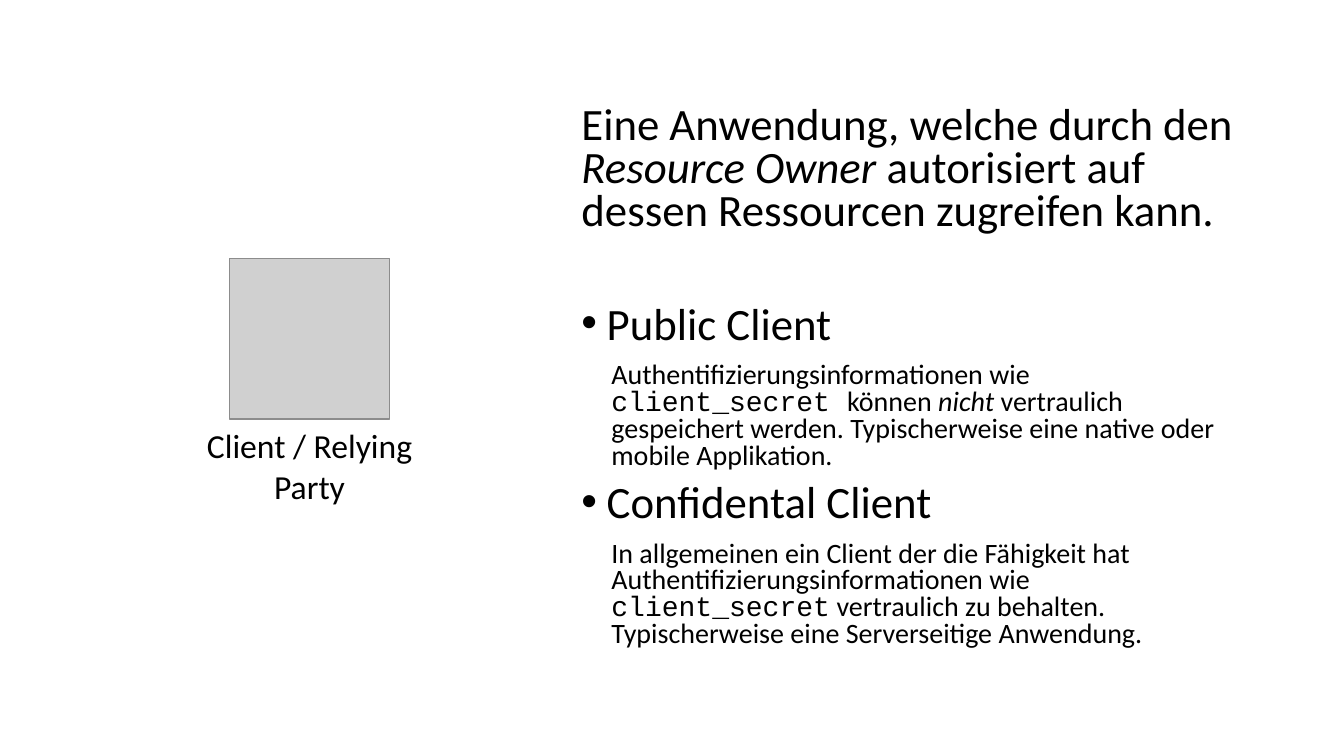
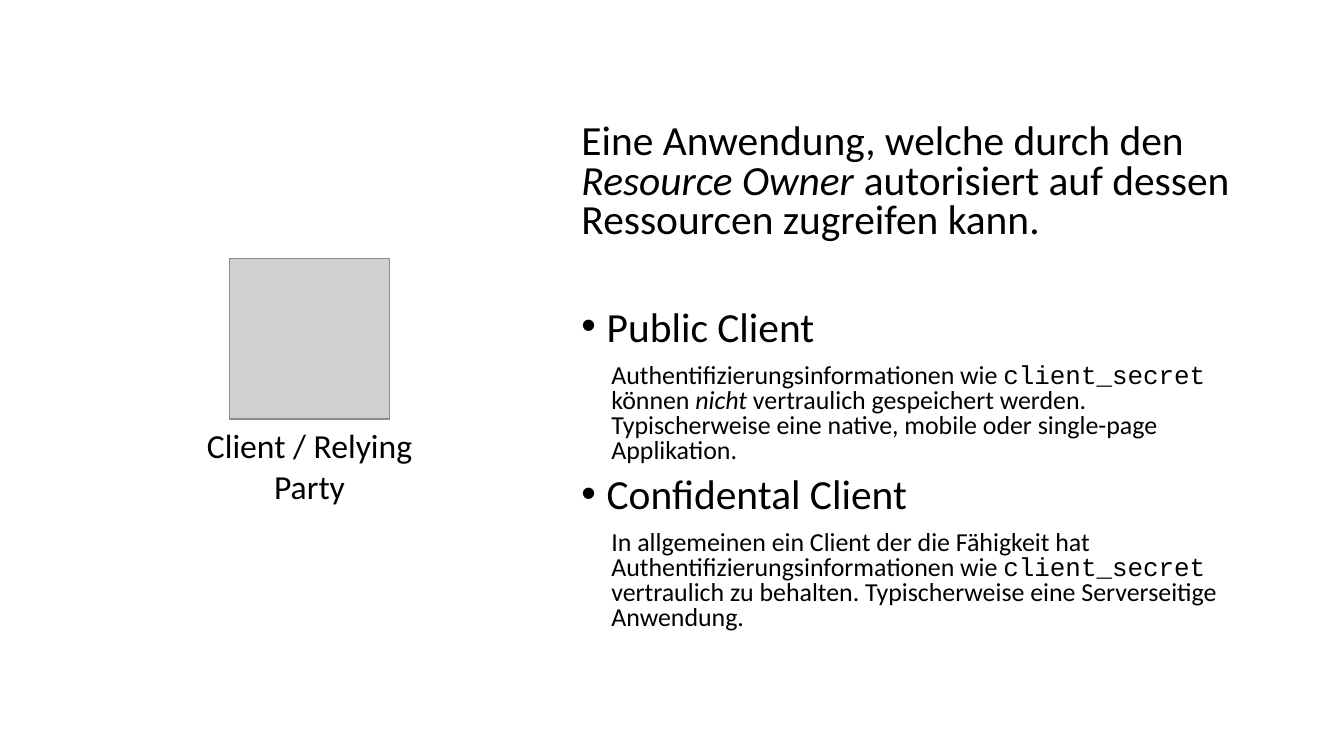
Before and after one commit to danielwagn3r/openid-workshop, a slide deck: slide 14 of OpenID & OAuth.pptx. Drawn at 1344x756 pixels with LibreOffice and Linux fonts; fonts in the diff are those of the drawing; grey boxes stand for pictures. Boxes give left, top, right and bottom in pixels: in the first picture for what was removed or moved away, otherwise in the second. Text is boxed around its words. In the diff, an @@ line names an element or a change of style, - is before the commit and + after.

Commit message:
Fixes in slides

```diff
--- a/OpenID & OAuth.pptx
+++ b/OpenID & OAuth.pptx
@@ text at [581,126,1229,631]: size 32 to 29.6 pt in "Eine Anwendung, welche durch den Resource Owner ...", "Public Client", "Confidental Client"; size 20 to 18.5 pt in "In allgemeinen ein Client der die Fähigkeit ..." @@
@@ text at [611,365,1205,464]: text changed; size 20 to 18.5 pt @@
-Authentifizierungsinformationen wie client_secret können nicht vertraulich gespeichert werden. Typischerweise eine native oder mobile Applikation.
+Authentifizierungsinformationen wie client_secret können nicht vertraulich gespeichert werden. Typischerweise eine native, mobile oder single-page Applikation.
```
Also in this commit, not shown: 20 other slides changed, 1 slide added.
